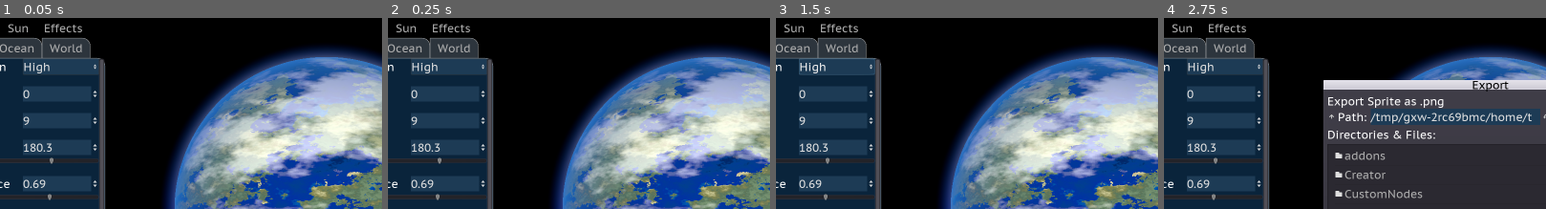
Above: before the commit, frames 1-4 (left to right).
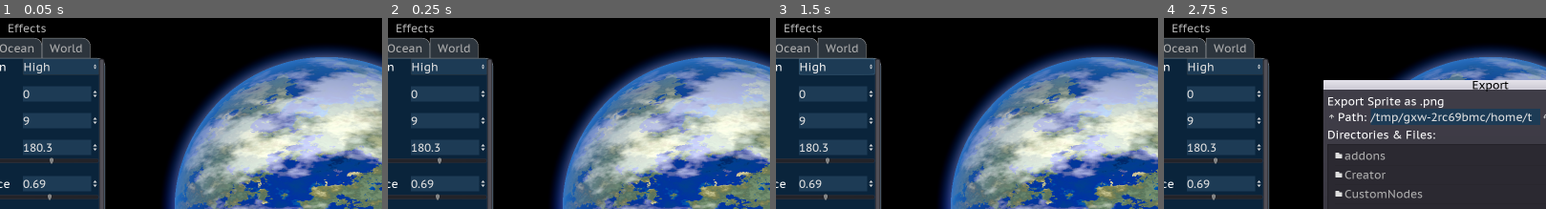
Above: after the commit, the same moments.

Repository: Anaxarchus/Worlds
Game: Godot game, scene res://Creator/CreationScene.tscn
The game is run twice, just before and just after one commit, with the same random seed, the same clock (stepped at 60 frames per second) and the same inputs.
Inputs (mouse positions are % of the whole screen's width and height, from its top left):
- Up to frame 1 (0.05 s): no input
- Up to frame 2 (0.25 s): no input
- Up to frame 3 (1.5 s): click "High" at 0.5 s; click "R" at 1.25 s
- Up to frame 4 (2.75 s): click (93, 5) at 2 s
The pictures show only the part of the screen within x 7-57%, y 0-50%; the shares and areas given below are measured in that part.

The runs differ from the first frame. In frame 1, 0.4% of the frame differs, in the area x 2-22%, y 3-8%; in frame 2, 0.4%; in frame 3, 0.4%; in frame 4, 0.4%.

Commit message:
Update Main.tscn

Diff:
--- a/Main.tscn
+++ b/Main.tscn
@@ -9,7 +9,6 @@
 [ext_resource path="res://CustomNodes/DragContainer.tscn" type="PackedScene" id=8]
 [ext_resource path="res://CustomNodes/PopupManager.gd" type="Script" id=9]
 [ext_resource path="res://Viewp.gd" type="Script" id=10]
-[ext_resource path="res://Icons/light-bulb.png" type="Texture" id=11]
 [ext_resource path="res://Effects.gd" type="Script" id=12]
 
 [sub_resource type="StyleBoxFlat" id=1]
@@ -149,7 +148,7 @@
 
 [node name="Menu" type="Control" parent="HBoxContainer"]
 margin_right = 336.0
-margin_bottom = 600.0
+margin_bottom = 800.0
 rect_min_size = Vector2( 336, 0 )
 
 [node name="TabContainer" type="TabContainer" parent="HBoxContainer/Menu"]
@@ -184,7 +183,6 @@
 }
 
 [node name="Land" type="ScrollContainer" parent="HBoxContainer/Menu/TabContainer/Planet/TabContainer"]
-visible = false
 anchor_right = 1.0
 anchor_bottom = 1.0
 margin_left = 1.0
@@ -198,20 +196,19 @@
 
 [node name="ColorButtons" type="VBoxContainer" parent="HBoxContainer/Menu/TabContainer/Planet/TabContainer/Land"]
 margin_right = 334.0
-margin_bottom = 514.0
+margin_bottom = 714.0
 size_flags_horizontal = 3
 size_flags_vertical = 3
 
 [node name="Noise" type="VBoxContainer" parent="HBoxContainer/Menu/TabContainer/Planet/TabContainer/Land/ColorButtons"]
 margin_right = 334.0
-margin_bottom = 432.0
+margin_bottom = 374.0
 size_flags_horizontal = 3
 custom_constants/separation = 24
 
 [node name="Resolution" type="HBoxContainer" parent="HBoxContainer/Menu/TabContainer/Planet/TabContainer/Land/ColorButtons/Noise"]
-margin_top = 58.0
-margin_right = 334.0
-margin_bottom = 92.0
+margin_right = 334.0
+margin_bottom = 34.0
 
 [node name="Label" type="Label" parent="HBoxContainer/Menu/TabContainer/Planet/TabContainer/Land/ColorButtons/Noise/Resolution"]
 margin_top = 1.0
@@ -231,9 +228,9 @@
 selected = 0
 
 [node name="Seed" type="HBoxContainer" parent="HBoxContainer/Menu/TabContainer/Planet/TabContainer/Land/ColorButtons/Noise"]
-margin_top = 116.0
-margin_right = 334.0
-margin_bottom = 148.0
+margin_top = 58.0
+margin_right = 334.0
+margin_bottom = 90.0
 
 [node name="Label" type="Label" parent="HBoxContainer/Menu/TabContainer/Planet/TabContainer/Land/ColorButtons/Noise/Seed"]
 margin_right = 165.0
@@ -250,9 +247,9 @@
 max_value = 1e+07
 
 [node name="Octaves" type="HBoxContainer" parent="HBoxContainer/Menu/TabContainer/Planet/TabContainer/Land/ColorButtons/Noise"]
-margin_top = 172.0
-margin_right = 334.0
-margin_bottom = 204.0
+margin_top = 114.0
+margin_right = 334.0
+margin_bottom = 146.0
 
 [node name="Label" type="Label" parent="HBoxContainer/Menu/TabContainer/Planet/TabContainer/Land/ColorButtons/Noise/Octaves"]
 margin_right = 165.0
@@ -271,9 +268,9 @@
 value = 1.0
 
 [node name="Period" type="VBoxContainer" parent="HBoxContainer/Menu/TabContainer/Planet/TabContainer/Land/ColorButtons/Noise"]
-margin_top = 228.0
-margin_right = 334.0
-margin_bottom = 280.0
+margin_top = 170.0
+margin_right = 334.0
+margin_bottom = 222.0
 
 [node name="Period" type="HBoxContainer" parent="HBoxContainer/Menu/TabContainer/Planet/TabContainer/Land/ColorButtons/Noise/Period"]
 margin_right = 334.0
@@ -306,9 +303,9 @@
 value = 0.1
 
 [node name="Persistence" type="VBoxContainer" parent="HBoxContainer/Menu/TabContainer/Planet/TabContainer/Land/ColorButtons/Noise"]
-margin_top = 304.0
-margin_right = 334.0
-margin_bottom = 356.0
+margin_top = 246.0
+margin_right = 334.0
+margin_bottom = 298.0
 
 [node name="Persistence" type="HBoxContainer" parent="HBoxContainer/Menu/TabContainer/Planet/TabContainer/Land/ColorButtons/Noise/Persistence"]
 margin_right = 334.0
@@ -339,9 +336,9 @@
 value = 0.5
 
 [node name="Lacunarity" type="VBoxContainer" parent="HBoxContainer/Menu/TabContainer/Planet/TabContainer/Land/ColorButtons/Noise"]
-margin_top = 380.0
-margin_right = 334.0
-margin_bottom = 432.0
+margin_top = 322.0
+margin_right = 334.0
+margin_bottom = 374.0
 
 [node name="Lacunarity" type="HBoxContainer" parent="HBoxContainer/Menu/TabContainer/Planet/TabContainer/Land/ColorButtons/Noise/Lacunarity"]
 margin_right = 334.0
@@ -374,15 +371,15 @@
 value = 2.0
 
 [node name="Label" type="Label" parent="HBoxContainer/Menu/TabContainer/Planet/TabContainer/Land/ColorButtons"]
-margin_top = 436.0
-margin_right = 334.0
-margin_bottom = 468.0
+margin_top = 378.0
+margin_right = 334.0
+margin_bottom = 410.0
 text = "Colors:"
 
 [node name="Colors" type="VBoxContainer" parent="HBoxContainer/Menu/TabContainer/Planet/TabContainer/Land/ColorButtons"]
-margin_top = 472.0
-margin_right = 334.0
-margin_bottom = 472.0
+margin_top = 414.0
+margin_right = 334.0
+margin_bottom = 414.0
 
 [node name="Ocean" type="ScrollContainer" parent="HBoxContainer/Menu/TabContainer/Planet/TabContainer"]
 visible = false
@@ -399,7 +396,7 @@
 
 [node name="ColorButtons" type="VBoxContainer" parent="HBoxContainer/Menu/TabContainer/Planet/TabContainer/Ocean"]
 margin_right = 334.0
-margin_bottom = 514.0
+margin_bottom = 714.0
 size_flags_horizontal = 3
 size_flags_vertical = 3
 
@@ -585,6 +582,7 @@
 margin_bottom = 414.0
 
 [node name="World" type="ScrollContainer" parent="HBoxContainer/Menu/TabContainer/Planet/TabContainer"]
+visible = false
 anchor_right = 1.0
 anchor_bottom = 1.0
 margin_left = 1.0
@@ -598,17 +596,18 @@
 
 [node name="ColorButtons" type="VBoxContainer" parent="HBoxContainer/Menu/TabContainer/Planet/TabContainer/World"]
 margin_right = 334.0
-margin_bottom = 514.0
+margin_bottom = 714.0
 size_flags_horizontal = 3
 size_flags_vertical = 3
 
 [node name="Noise" type="VBoxContainer" parent="HBoxContainer/Menu/TabContainer/Planet/TabContainer/World/ColorButtons"]
 margin_right = 334.0
-margin_bottom = 432.0
+margin_bottom = 374.0
 size_flags_horizontal = 3
 custom_constants/separation = 24
 
 [node name="Type" type="HBoxContainer" parent="HBoxContainer/Menu/TabContainer/Planet/TabContainer/World/ColorButtons/Noise"]
+visible = false
 margin_right = 334.0
 margin_bottom = 34.0
 
@@ -630,9 +629,8 @@
 selected = 0
 
 [node name="Resolution" type="HBoxContainer" parent="HBoxContainer/Menu/TabContainer/Planet/TabContainer/World/ColorButtons/Noise"]
-margin_top = 58.0
-margin_right = 334.0
-margin_bottom = 92.0
+margin_right = 334.0
+margin_bottom = 34.0
 
 [node name="Label" type="Label" parent="HBoxContainer/Menu/TabContainer/Planet/TabContainer/World/ColorButtons/Noise/Resolution"]
 margin_top = 1.0
@@ -652,9 +650,9 @@
 selected = 0
 
 [node name="Seed" type="HBoxContainer" parent="HBoxContainer/Menu/TabContainer/Planet/TabContainer/World/ColorButtons/Noise"]
-margin_top = 116.0
-margin_right = 334.0
-margin_bottom = 148.0
+margin_top = 58.0
+margin_right = 334.0
+margin_bottom = 90.0
 
 [node name="Label" type="Label" parent="HBoxContainer/Menu/TabContainer/Planet/TabContainer/World/ColorButtons/Noise/Seed"]
 margin_right = 165.0
@@ -671,9 +669,9 @@
 max_value = 1e+07
 
 [node name="Octaves" type="HBoxContainer" parent="HBoxContainer/Menu/TabContainer/Planet/TabContainer/World/ColorButtons/Noise"]
-margin_top = 172.0
-margin_right = 334.0
-margin_bottom = 204.0
+margin_top = 114.0
+margin_right = 334.0
+margin_bottom = 146.0
 
 [node name="Label" type="Label" parent="HBoxContainer/Menu/TabContainer/Planet/TabContainer/World/ColorButtons/Noise/Octaves"]
 margin_right = 165.0
@@ -692,9 +690,9 @@
 value = 1.0
 
 [node name="Period" type="VBoxContainer" parent="HBoxContainer/Menu/TabContainer/Planet/TabContainer/World/ColorButtons/Noise"]
-margin_top = 228.0
-margin_right = 334.0
-margin_bottom = 280.0
+margin_top = 170.0
+margin_right = 334.0
+margin_bottom = 222.0
 
 [node name="Period" type="HBoxContainer" parent="HBoxContainer/Menu/TabContainer/Planet/TabContainer/World/ColorButtons/Noise/Period"]
 margin_right = 334.0
@@ -727,9 +725,9 @@
 value = 0.1
 
 [node name="Persistence" type="VBoxContainer" parent="HBoxContainer/Menu/TabContainer/Planet/TabContainer/World/ColorButtons/Noise"]
-margin_top = 304.0
-margin_right = 334.0
-margin_bottom = 356.0
+margin_top = 246.0
+margin_right = 334.0
+margin_bottom = 298.0
 
 [node name="Persistence" type="HBoxContainer" parent="HBoxContainer/Menu/TabContainer/Planet/TabContainer/World/ColorButtons/Noise/Persistence"]
 margin_right = 334.0
@@ -760,9 +758,9 @@
 value = 0.5
 
 [node name="Lacunarity" type="VBoxContainer" parent="HBoxContainer/Menu/TabContainer/Planet/TabContainer/World/ColorButtons/Noise"]
-margin_top = 380.0
-margin_right = 334.0
-margin_bottom = 432.0
+margin_top = 322.0
+margin_right = 334.0
+margin_bottom = 374.0
 
 [node name="Lacunarity" type="HBoxContainer" parent="HBoxContainer/Menu/TabContainer/Planet/TabContainer/World/ColorButtons/Noise/Lacunarity"]
 margin_right = 334.0
@@ -794,98 +792,23 @@
 step = 0.01
 value = 2.0
 
-[node name="Sun" type="Control" parent="HBoxContainer/Menu/TabContainer"]
+[node name="Effects" type="Control" parent="HBoxContainer/Menu/TabContainer"]
 visible = false
 anchor_right = 1.0
 anchor_bottom = 1.0
 margin_top = 42.0
-
-[node name="ScrollContainer" type="ScrollContainer" parent="HBoxContainer/Menu/TabContainer/Sun"]
+script = ExtResource( 12 )
+
+[node name="ScrollContainer" type="ScrollContainer" parent="HBoxContainer/Menu/TabContainer/Effects"]
 anchor_right = 1.0
 anchor_bottom = 1.0
 __meta__ = {
 "_edit_use_anchors_": false
 }
 
-[node name="VBoxContainer" type="VBoxContainer" parent="HBoxContainer/Menu/TabContainer/Sun/ScrollContainer"]
-margin_right = 336.0
-margin_bottom = 558.0
-size_flags_horizontal = 3
-size_flags_vertical = 3
-
-[node name="HBoxContainer" type="HBoxContainer" parent="HBoxContainer/Menu/TabContainer/Sun/ScrollContainer/VBoxContainer"]
-margin_right = 336.0
-margin_bottom = 300.0
-rect_min_size = Vector2( 0, 300 )
-
-[node name="VBoxContainer" type="VBoxContainer" parent="HBoxContainer/Menu/TabContainer/Sun/ScrollContainer/VBoxContainer/HBoxContainer"]
-margin_right = 316.0
-margin_bottom = 300.0
-size_flags_horizontal = 3
-size_flags_vertical = 3
-
-[node name="TextureRect" type="TextureRect" parent="HBoxContainer/Menu/TabContainer/Sun/ScrollContainer/VBoxContainer/HBoxContainer/VBoxContainer"]
-modulate = Color( 0.490196, 0.490196, 0.490196, 1 )
-margin_right = 316.0
-margin_bottom = 280.0
-size_flags_horizontal = 3
-size_flags_vertical = 3
-texture = ExtResource( 11 )
-expand = true
-stretch_mode = 6
-
-[node name="LightRotationY" type="HSlider" parent="HBoxContainer/Menu/TabContainer/Sun/ScrollContainer/VBoxContainer/HBoxContainer/VBoxContainer"]
-margin_top = 284.0
-margin_right = 316.0
-margin_bottom = 300.0
-size_flags_horizontal = 3
-min_value = -180.0
-max_value = 180.0
-
-[node name="LightRotationX" type="VSlider" parent="HBoxContainer/Menu/TabContainer/Sun/ScrollContainer/VBoxContainer/HBoxContainer"]
-margin_left = 320.0
-margin_right = 336.0
-margin_bottom = 300.0
-min_value = -180.0
-max_value = 180.0
-
-[node name="HBoxContainer2" type="HBoxContainer" parent="HBoxContainer/Menu/TabContainer/Sun/ScrollContainer/VBoxContainer"]
-margin_top = 304.0
-margin_right = 336.0
-margin_bottom = 336.0
-
-[node name="Label" type="Label" parent="HBoxContainer/Menu/TabContainer/Sun/ScrollContainer/VBoxContainer/HBoxContainer2"]
-margin_right = 176.0
-margin_bottom = 32.0
-text = "Sun Brightness"
-
-[node name="SunBrightness" type="SpinBox" parent="HBoxContainer/Menu/TabContainer/Sun/ScrollContainer/VBoxContainer/HBoxContainer2"]
-margin_left = 180.0
-margin_right = 336.0
-margin_bottom = 32.0
-size_flags_horizontal = 3
-size_flags_vertical = 3
-max_value = 10.0
-step = 0.001
-value = 1.0
-
-[node name="Effects" type="Control" parent="HBoxContainer/Menu/TabContainer"]
-visible = false
-anchor_right = 1.0
-anchor_bottom = 1.0
-margin_top = 42.0
-script = ExtResource( 12 )
-
-[node name="ScrollContainer" type="ScrollContainer" parent="HBoxContainer/Menu/TabContainer/Effects"]
-anchor_right = 1.0
-anchor_bottom = 1.0
-__meta__ = {
-"_edit_use_anchors_": false
-}
-
 [node name="VBoxContainer" type="VBoxContainer" parent="HBoxContainer/Menu/TabContainer/Effects/ScrollContainer"]
 margin_right = 336.0
-margin_bottom = 558.0
+margin_bottom = 758.0
 size_flags_horizontal = 3
 size_flags_vertical = 3
 
@@ -1065,8 +988,8 @@
 
 [node name="Creator" type="Control" parent="HBoxContainer"]
 margin_left = 336.0
-margin_right = 1024.0
-margin_bottom = 600.0
+margin_right = 1600.0
+margin_bottom = 800.0
 size_flags_horizontal = 3
 size_flags_vertical = 3
 
@@ -1090,7 +1013,7 @@
 }
 
 [node name="Right" type="HBoxContainer" parent="HBoxContainer/Creator/HBoxContainer"]
-margin_right = 688.0
+margin_right = 1264.0
 margin_bottom = 74.0
 size_flags_horizontal = 3
 size_flags_vertical = 3
@@ -1098,8 +1021,8 @@
 
 [node name="SpriteExport" type="TextureButton" parent="HBoxContainer/Creator/HBoxContainer/Right"]
 modulate = Color( 0.0666667, 0.203922, 0.32549, 1 )
-margin_left = 536.0
-margin_right = 610.0
+margin_left = 1112.0
+margin_right = 1186.0
 margin_bottom = 74.0
 rect_min_size = Vector2( 74, 0 )
 hint_tooltip = "Export as Sprite"
@@ -1110,8 +1033,8 @@
 
 [node name="Settings" type="TextureButton" parent="HBoxContainer/Creator/HBoxContainer/Right"]
 modulate = Color( 0.0666667, 0.203922, 0.32549, 1 )
-margin_left = 614.0
-margin_right = 688.0
+margin_left = 1190.0
+margin_right = 1264.0
 margin_bottom = 74.0
 rect_min_size = Vector2( 74, 0 )
 hint_tooltip = "Settings"
@@ -1203,7 +1126,6 @@
 margin_right = 336.0
 margin_bottom = 34.0
 size_flags_horizontal = 3
-pressed = true
 text = "Full Screen"
 align = 1
 
@@ -1248,9 +1170,6 @@
 [connection signal="value_changed" from="HBoxContainer/Menu/TabContainer/Planet/TabContainer/World/ColorButtons/Noise/Persistence/PersistenceSlider" to="HBoxContainer/Menu/TabContainer/Planet/TabContainer/World" method="_on_PersistenceSlider_value_changed"]
 [connection signal="value_changed" from="HBoxContainer/Menu/TabContainer/Planet/TabContainer/World/ColorButtons/Noise/Lacunarity/Lacunarity/Lacunarity" to="HBoxContainer/Menu/TabContainer/Planet/TabContainer/World" method="_on_Lacunarity_value_changed"]
 [connection signal="value_changed" from="HBoxContainer/Menu/TabContainer/Planet/TabContainer/World/ColorButtons/Noise/Lacunarity/LacunaritySlider" to="HBoxContainer/Menu/TabContainer/Planet/TabContainer/World" method="_on_LacunaritySlider_value_changed"]
-[connection signal="value_changed" from="HBoxContainer/Menu/TabContainer/Sun/ScrollContainer/VBoxContainer/HBoxContainer/VBoxContainer/LightRotationY" to="." method="_on_LightRotationY_value_changed"]
-[connection signal="value_changed" from="HBoxContainer/Menu/TabContainer/Sun/ScrollContainer/VBoxContainer/HBoxContainer/LightRotationX" to="." method="_on_LightRotationX_value_changed"]
-[connection signal="value_changed" from="HBoxContainer/Menu/TabContainer/Sun/ScrollContainer/VBoxContainer/HBoxContainer2/SunBrightness" to="." method="_on_SunBrightness_value_changed"]
 [connection signal="value_changed" from="HBoxContainer/Menu/TabContainer/Effects/ScrollContainer/VBoxContainer/VBoxContainer/HBoxContainer/Brightness" to="HBoxContainer/Menu/TabContainer/Effects" method="_on_Brightness_value_changed"]
 [connection signal="value_changed" from="HBoxContainer/Menu/TabContainer/Effects/ScrollContainer/VBoxContainer/VBoxContainer/BrightnessSlider" to="HBoxContainer/Menu/TabContainer/Effects" method="_on_BrightnessSlider_value_changed"]
 [connection signal="value_changed" from="HBoxContainer/Menu/TabContainer/Effects/ScrollContainer/VBoxContainer/VBoxContainer2/HBoxContainer2/Contrast" to="HBoxContainer/Menu/TabContainer/Effects" method="_on_Contrast_value_changed"]
Not shown: 1 places in Main.tscn that only renumber resources
